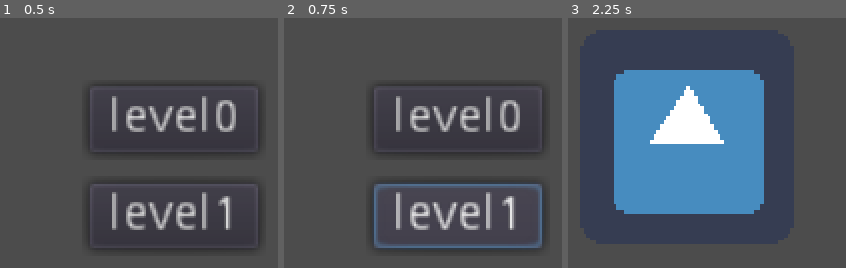
Above: before the commit, frames 1-3 (left to right).
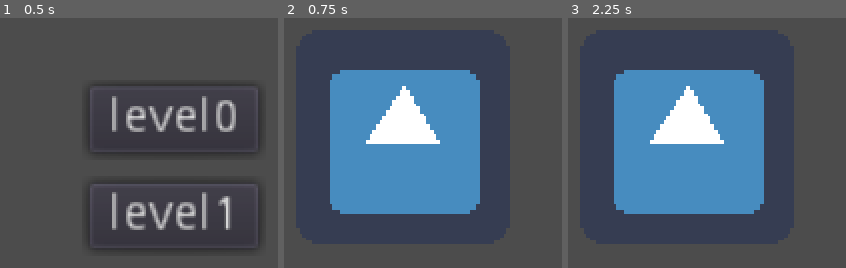
Above: after the commit, the same moments.

Repository: vlbeaudoin/godot-wildjam-38
Game: Godot game, scene res://main.tscn
Same seed, same stepped clock (60 frames per second), same inputs: the game is played once before the commit and once after it. The engine's default icon, where the game draws it, is replaced by a stand-in: a white triangle on a blue panel in a dark square.
Inputs (mouse positions are in pixels of both pictures, inside the frame that each line leads up to):
- Up to frame 1 (0.5 s): no input
- Up to frame 2 (0.75 s): click "level1" at 0.5 s
- Up to frame 3 (2.25 s): click (743, 215) at 1.25 s, where only the run before the commit has a clickable "level1"; click (743, 120) at 2 s, where only the run before the commit has a clickable "level0"

Frame 1 is identical in both runs. In frame 2, 36% of the frame differs, in the area x 16-94%, y 20-93%; in frame 3, nothing differs.

Commit message:
Sync level1.tscn with level0.tscn
Completely useless and a waste of time, but ayy

Diff:
--- a/levels/level1.tscn
+++ b/levels/level1.tscn
@@ -1,17 +1,13 @@
-[gd_scene load_steps=4 format=2]
+[gd_scene load_steps=3 format=2]
 
 [ext_resource path="res://util.gd" type="Script" id=1]
 [ext_resource path="res://actors/char.tscn" type="PackedScene" id=2]
-[ext_resource path="res://levels/level.gd" type="Script" id=3]
 
 [node name="level1" type="Node2D"]
-script = ExtResource( 3 )
-
-[node name="util" type="Node2D" parent="."]
 script = ExtResource( 1 )
 __meta__ = {
 "_edit_lock_": true
 }
 
 [node name="char" parent="." instance=ExtResource( 2 )]
-position = Vector2( 399.218, 139.168 )
+position = Vector2( 211.918, 147.492 )
